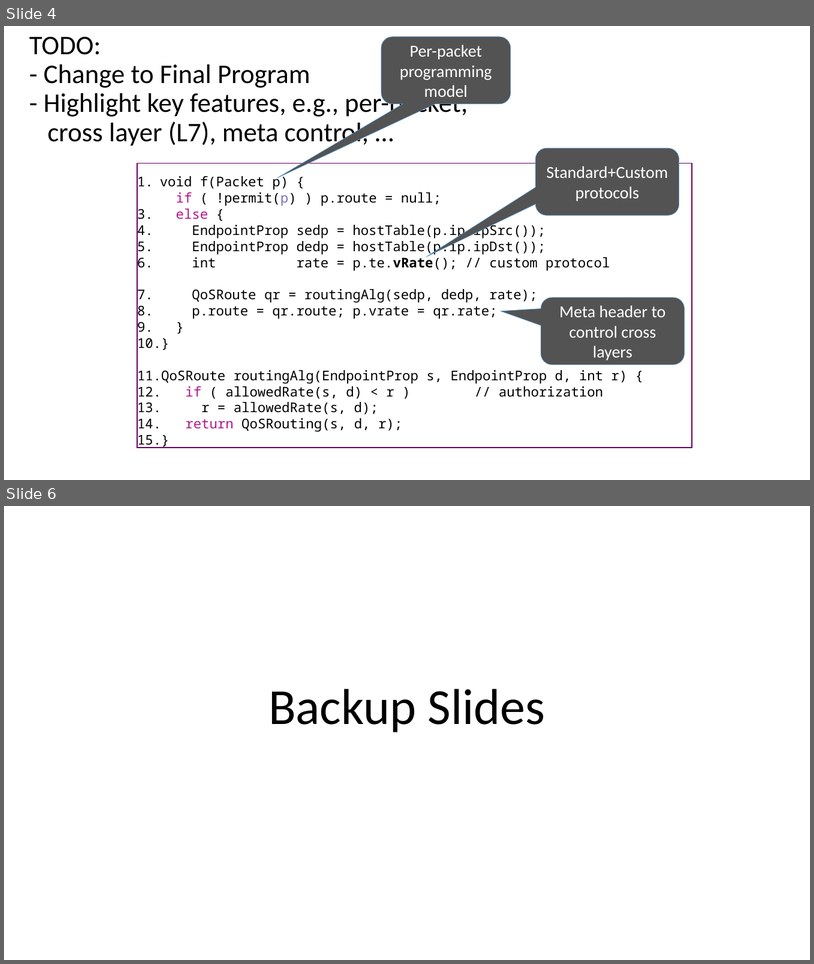
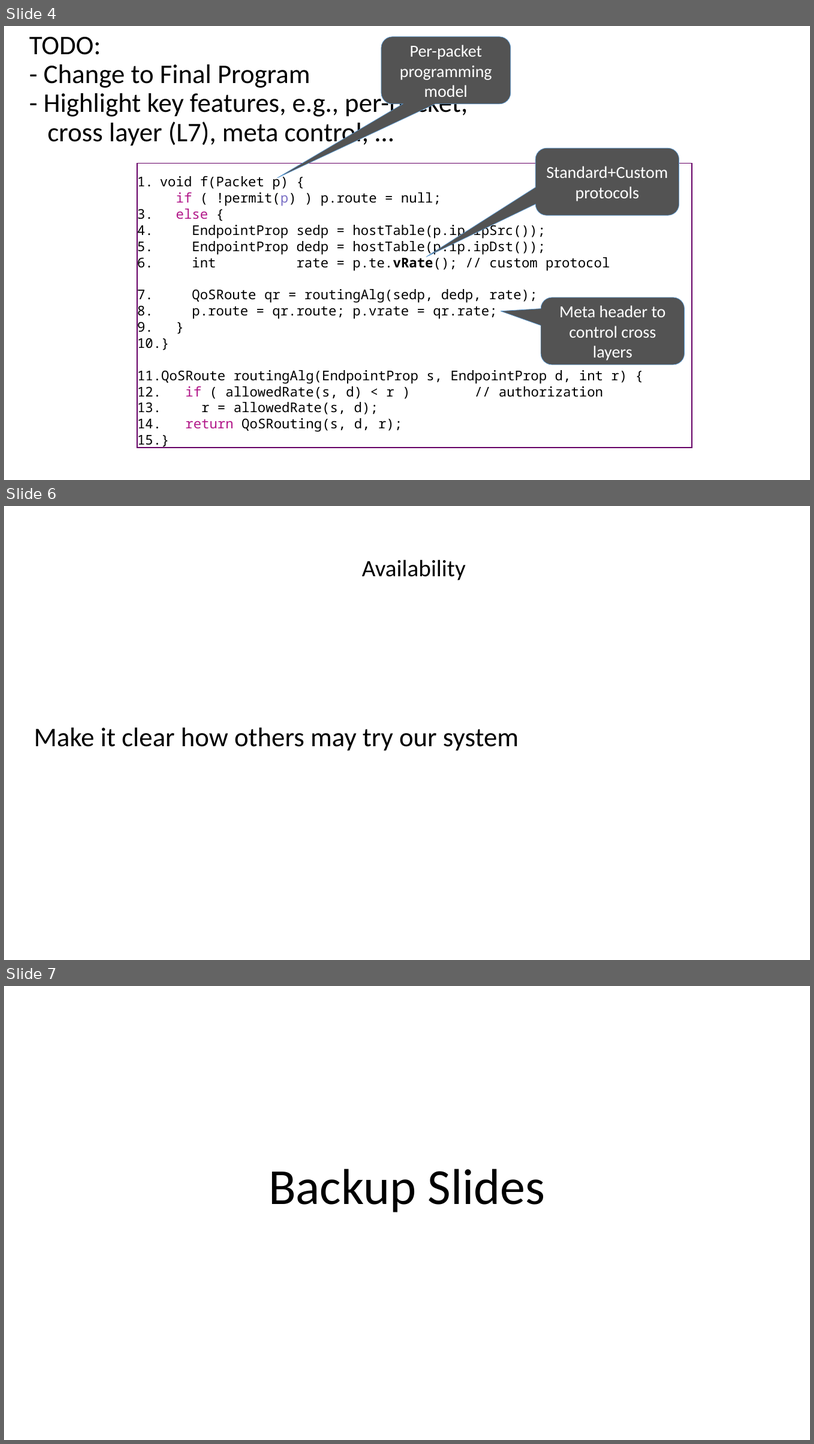
Before and after one commit to snlab/sc16, a slide deck: slides/ssdn-present.pptx. Shown one above the other, each under a label of ours: slides 4 and 6 before the commit, slides 4, 6 and 7 after it; the slides between them are not shown. The pictures are 814x964 and 814x1444 pixels, drawn with LibreOffice and Linux fonts; fonts in the diff are those of the drawing. Boxes give left, top, right and bottom in pixels: in the first picture for what was removed or moved away, otherwise in the second. Text is boxed around its words. In the diff, an @@ line names an element or a change of style, - is before the commit and + after.

```diff
--- a/slides/ssdn-present.pptx
+++ b/slides/ssdn-present.pptx
@@ slide 6 added at [4,506,810,960], background #FFFFFF @@
@@ title added at [362,559,466,580], 28 pt, text #000000 @@
+Availability
@@ text added at [34,727,519,751], 32 pt, text #000000 @@
+Make it clear how others may try our system
@@ what was slide 6 is now slide 7 @@
```
Also in this commit, not shown: 1 slide changed.
